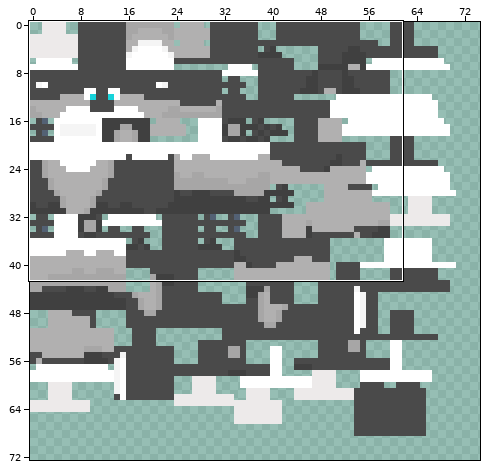
Sprite sheet: forms/a5e95b2f-08b8-4bdb-bcd7-7ce325804352/texture.png. Above: a wide view before the commit, with the close-up outlined.
Close-up. Before:
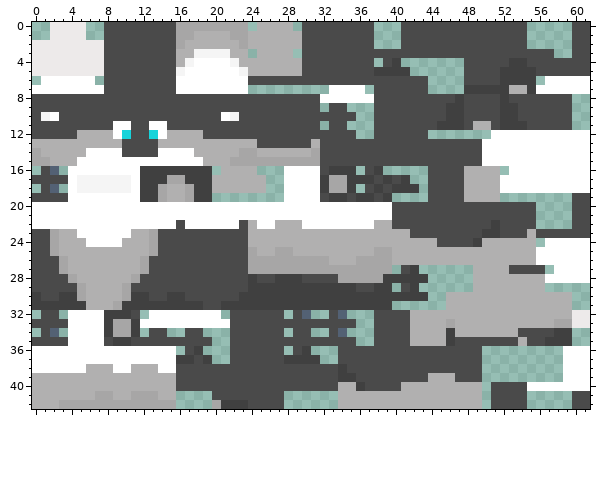
The file is 128x128 pixels. Colours within 5 levels of each other are drawn and written as one. Shown: x 0..61, y 0..42. The wide view leaves out empty margins.
The same view after the edit:
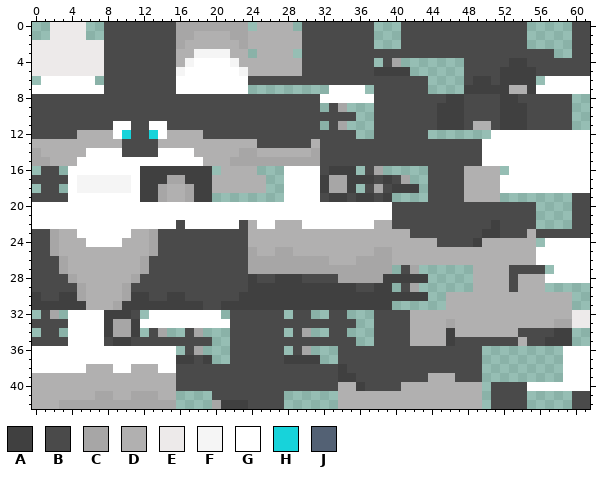
Palette (. is transparent): A #404040  B #4a4a4a  C #a7a6a6  D #b1b0b0  E #edeaea  F #f5f5f5  G #ffffff  H #17d3da  J #536174
What changed:
y 4: x 40 A -> C
y 6: x 49..50 BB -> AA
y 8: x 46 B -> A; x 53 B -> A
y 9: x 34 B -> C; x 45 B -> A; x 54 B -> A
y 10: x 1..2 FG -> BB; x 21..22 GF -> BB; x 45 B -> A; x 54 B -> A
y 11: x 34 B -> C
y 16: x 2 J -> B; x 38 A -> C
y 17: x 41 A -> C
y 18: x 2 J -> B; x 38 A -> C
y 27: x 42 A -> C
y 28: x 53 D -> B
y 29: x 42 A -> C; x 53 D -> B
y 32: x 2 B -> C; x 30 J -> B; x 34 J -> B
y 34: x 2 J -> B; x 14 B -> C; x 18 B -> C; x 30 B -> C; x 34 J -> B
y 36: x 18 A -> C; x 30 A -> C
